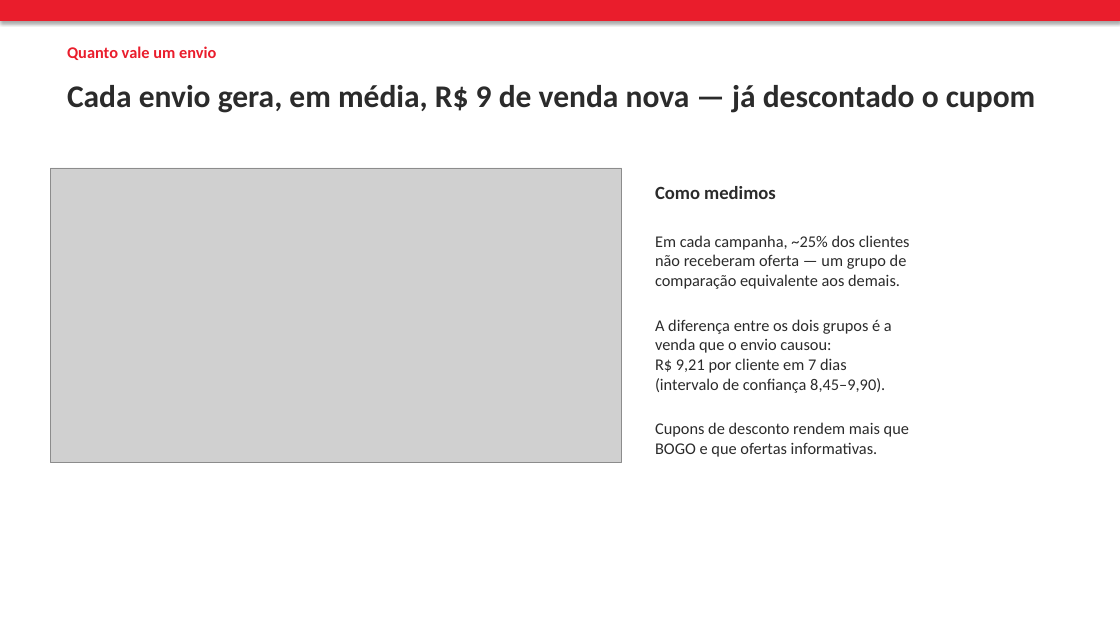
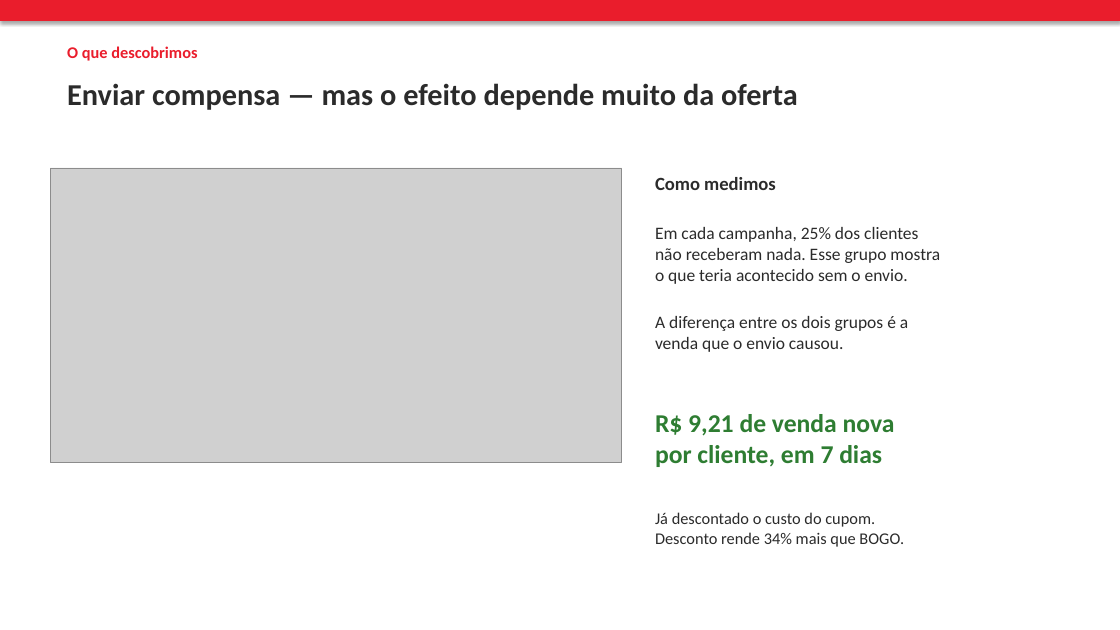
Before and after one commit to velosomn/ifood-case, a slide deck: slide 3 of presentation/ifood_case.pptx. Drawn at 1120x630 pixels with LibreOffice and Linux fonts; fonts in the diff are those of the drawing; grey boxes stand for pictures. Boxes give left, top, right and bottom in pixels: in the first picture for what was removed or moved away, otherwise in the second. Text is boxed around its words. In the diff, an @@ line names an element or a change of style, - is before the commit and + after.

```diff
--- a/presentation/ifood_case.pptx
+++ b/presentation/ifood_case.pptx
@@ text at (67,46,197,61): text changed @@
-Quanto vale um envio
+O que descobrimos
@@ text at (67,83,798,110): text changed; size 27 to 26 pt @@
-Cada envio gera, em média, R$ 9 de venda nova — já descontado o cupom
+Enviar compensa — mas o efeito depende muito da oferta
@@ text "Como medimos": place and size @@
-text "Como medimos" at (655,186,776,199)
+text "Como medimos" at (655,177,776,190)
@@ text "Em cada campanha, 25% dos ...": place and size @@
-text "Em cada campanha, 25% dos ..." at (655,235,910,457)
+text "Em cada campanha, 25% dos ..." at (655,227,940,352)
@@ text at (655,227,940,284): text changed; size 14 to 15 pt @@
-Em cada campanha, ~25% dos clientes
-não receberam oferta — um grupo de
-comparação equivalente aos demais.
+Em cada campanha, 25% dos clientes
+não receberam nada. Esse grupo mostra
+o que teria acontecido sem o envio.
@@ text at (655,316,908,331): size 14 to 15 pt in "A diferença entre os dois grupos é ..." @@
@@ text at (655,337,843,352): text changed; size 14 to 15 pt @@
-venda que o envio causou:
-R$ 9,21 por cliente em 7 dias
-(intervalo de confiança 8,45–9,90).
-Cupons de desconto rendem mais que
-BOGO e que ofertas informativas.
+venda que o envio causou.
@@ text added at (655,414,895,467), 22 pt, text #2E7D32, bold @@
+R$ 9,21 de venda nova
+por cliente, em 7 dias
@@ text added at (655,512,904,547), 14 pt, text #2B2B2B @@
+Já descontado o custo do cupom.
+Desconto rende 34% mais que BOGO.
```
Also in this commit, not shown: 3 other slides changed, 1 slide added, 1 slide removed, 4 other files.
